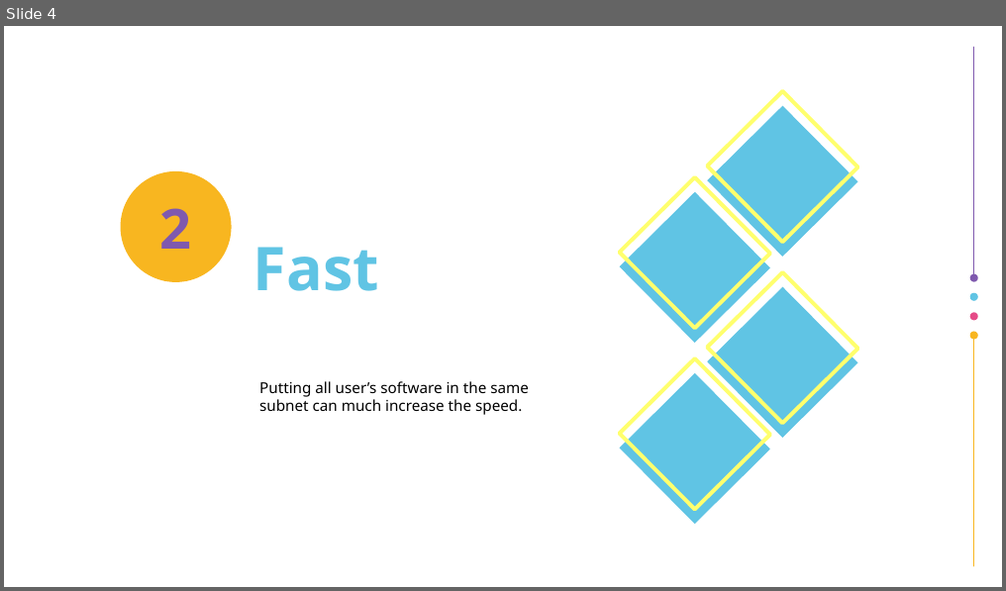
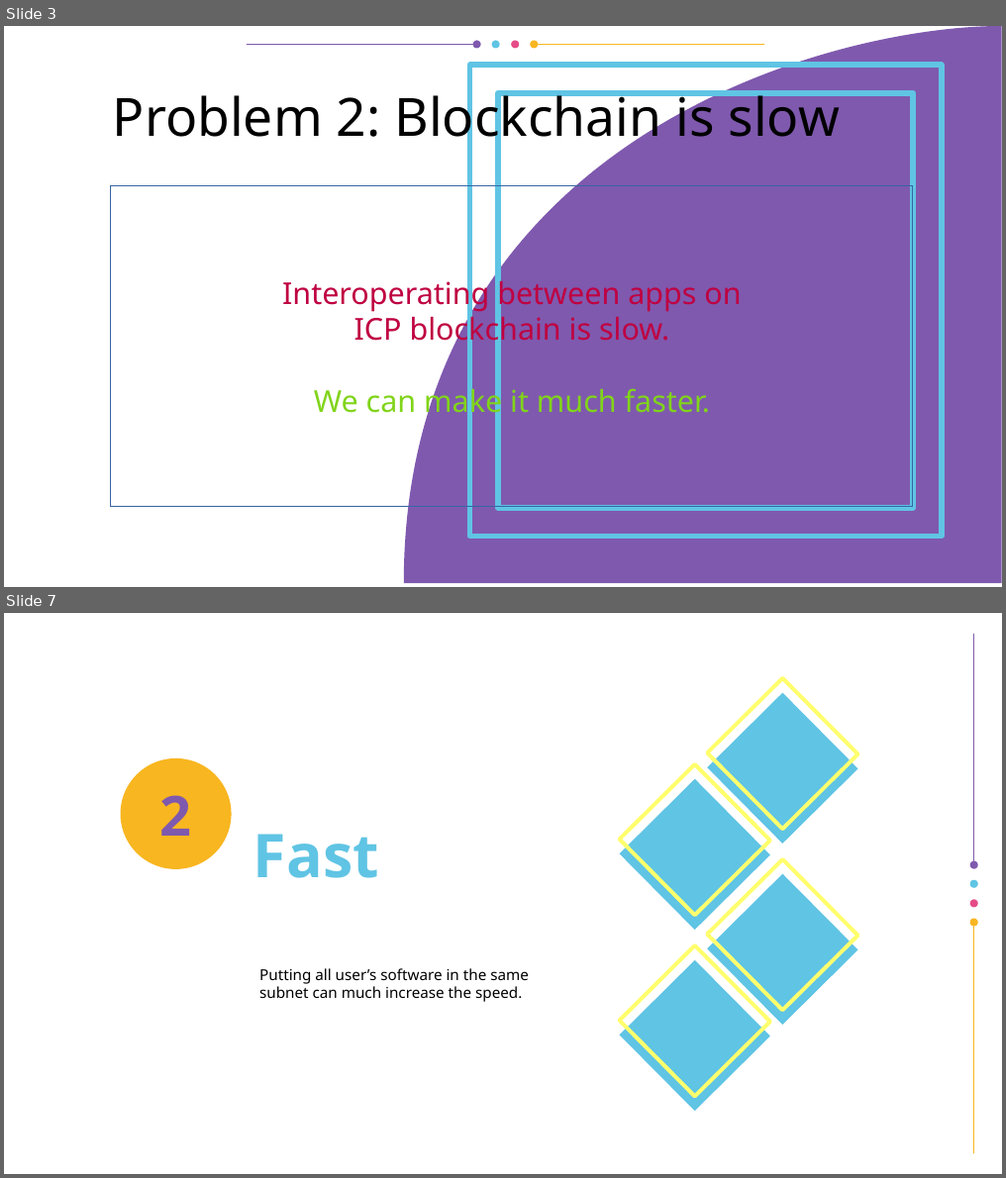
Before and after one commit to vporton/icp-package-manager, a slide deck: docs/presentation.odp. Shown one above the other, each under a label of ours: slide 4 before the commit, slides 3 and 7 after it; the slides between them are not shown. The pictures are 1006x591 and 1006x1178 pixels, drawn with LibreOffice and Linux fonts; fonts in the diff are those of the drawing; background and template pictures are left out. Boxes give left, top, right and bottom in pixels: in the first picture for what was removed or moved away, otherwise in the second. Text is boxed around its words. In the diff, an @@ line names an element or a change of style, - is before the commit and + after.

```diff
--- a/docs/presentation.odp
+++ b/docs/presentation.odp
@@ slide 3 added at (4, 26, 1002, 587), background #FFFFFF @@
@@ group added at (247, 41, 763, 49): 6 freeform shapes @@
@@ freeform shape added at (404, 26, 1002, 583), fill #7F59AE @@
@@ freeform shape added at (470, 65, 943, 537), outline #60C4E4 4.48 pt @@
@@ text added at (113, 86, 840, 150), 42 pt, text #000000 @@
+Problem 2: Blockchain is slow
@@ freeform shape added at (498, 93, 914, 509), outline #60C4E4 4.48 pt @@
@@ rectangle added at (111, 186, 913, 507), outline #3465A4 0 pt, 24 pt, text #BF0041 @@
+Interoperating between apps on
+ICP blockchain is slow.
+We can make it much faster.
@@ what was slide 4 is now slide 7 @@
```
Also in this commit, not shown: 4 slides changed, 4 other slides added, 5 slides removed.
